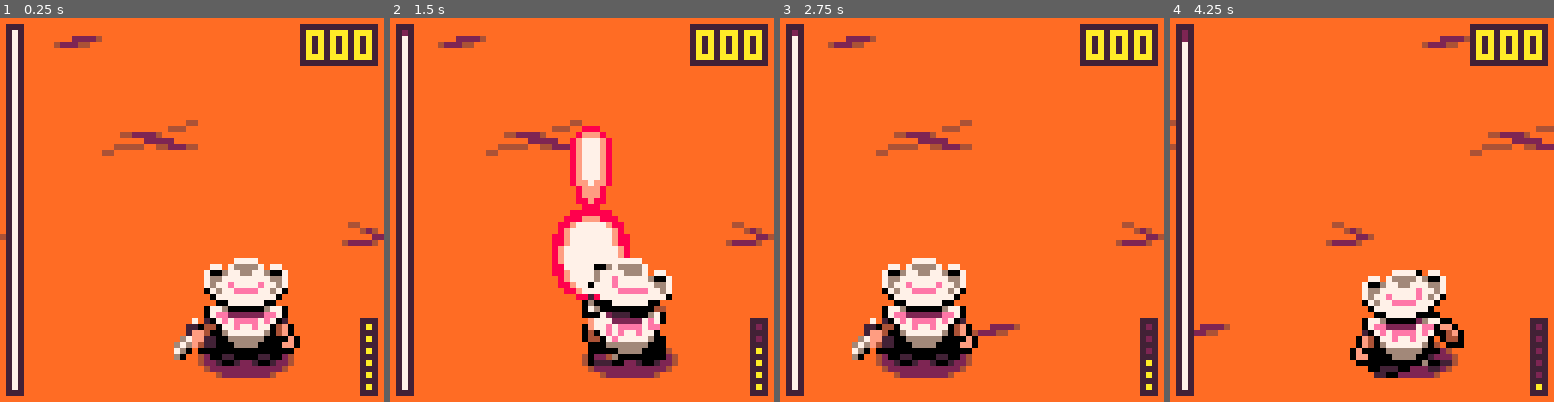
Above: before the commit, frames 1-4 (left to right).
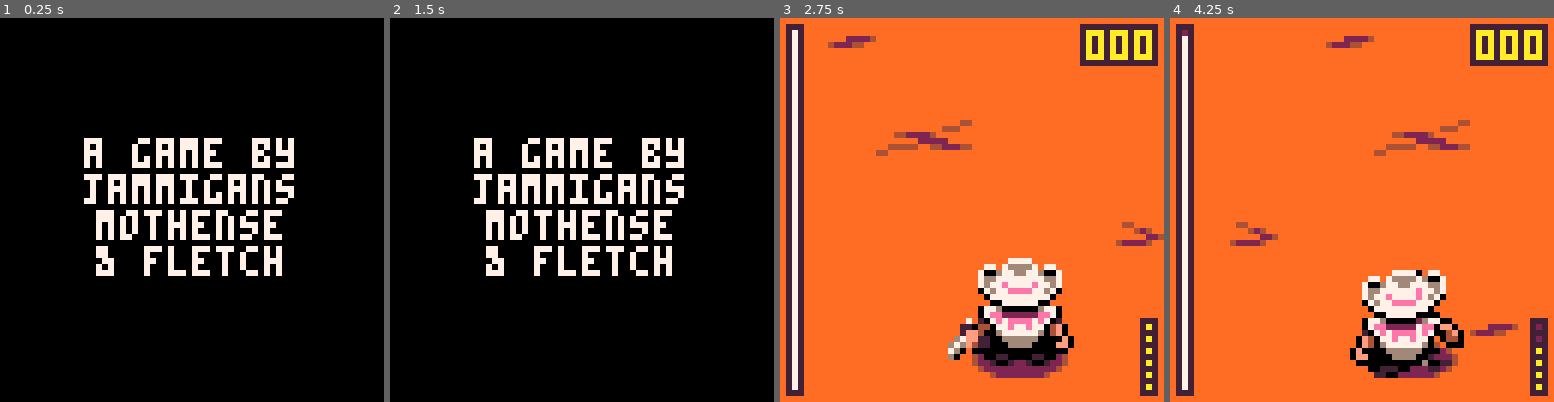
Above: after the commit, the same moments.

Repository: david-fletcher/lowrezjam2023
Game: PICO-8 cartridge lowrezjam2023.p8
Two runs of this game, one before a commit and one after it. Both use one fixed random seed, a clock stepped at 60 frames per second and the inputs below.
Inputs:
- Up to frame 1 (0.25 s): no input
- Up to frame 2 (1.5 s): tap O (Z key) at 0.33, 0.7, 1.43 s; tap X (X key) at 1.07 s
- Up to frame 3 (2.75 s): hold Left 1.97-2.37 s; tap X (X key) at 2.07, 2.4, 2.73 s; tap O (Z key) at 2.22 s; hold Down from 2.42 s (still down)
- Up to frame 4 (4.25 s): release Down at 2.82 s; hold Right 2.87-3.53 s; tap X (X key) every 0.33 s from 3.07 to 4.07 s; tap O (Z key) at 3.1, 3.98 s; hold Up 3.58-4.08 s; hold Right from 4.13 s (still down)

The runs differ from the first frame. In frame 1, 98% of the frame differs, in the area x 0-100%, y 0-100%; in frame 2, 97%; in frame 3, 14%; in frame 4, 3.3%.

Commit message:
lil tweaks

Diff:
--- a/lowrezjam2023.p8
+++ b/lowrezjam2023.p8
@@ -51,7 +51,7 @@
  pal({[0]=0,131,2,3,4,130,134,7,8,137,10,11,138,139,14,143},1)
 
  -- TODO: turn back to g_game_states.e_splash before release!
- g_current_state = g_game_states.e_loading
+ g_current_state = g_game_states.e_splash
 end
 
 local s = 8
@@ -473,7 +473,7 @@
  player.y = -(16 * (tiley-1))
  player.shooting = 0
  player.shootdur = 20
- player.cd = 0
+ player.cd = 5
  player.strafe_cd = 0
  -- a table to tell us if the player is moving in a particular direction
  -- indexed by the directional buttons, k_left, k_right, and k_up
